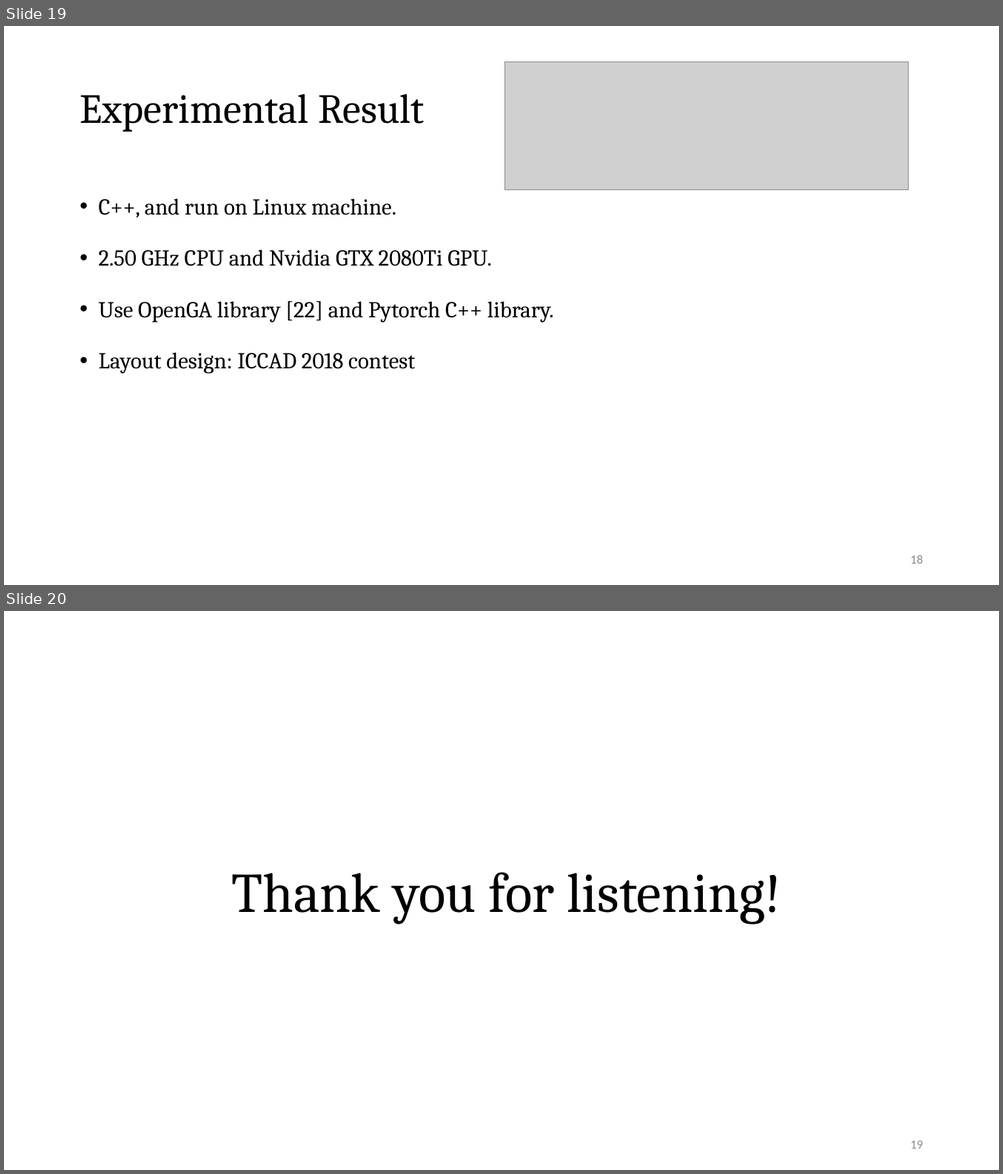
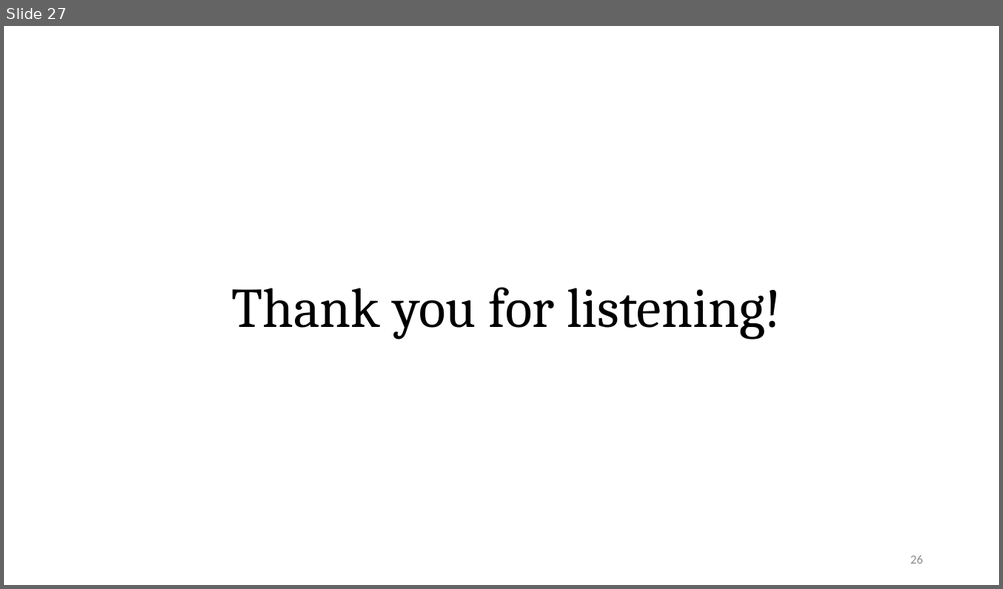
Before and after one commit to Pacific-Feng-Studuies/Studied-Papers, a slide deck: DAC2024/MOGA-CmpCNN/MOGA-CmpCNN A Multi-Objective Genetic Algorithm Intergrated with CmpCNN Model for CMP-Aware Metal Fill.pptx. Shown one above the other, each under a label of ours: slides 19 and 20 before the commit, slide 27 after it. The pictures are 1003x1174 and 1003x589 pixels, drawn with LibreOffice and Linux fonts; fonts in the diff are those of the drawing; grey boxes stand for pictures. Boxes give left, top, right and bottom in pixels: in the first picture for what was removed or moved away, otherwise in the second. Text is boxed around its words. In the diff, an @@ line names an element or a change of style, - is before the commit and + after.

```diff
--- a/DAC2024/MOGA-CmpCNN/MOGA-CmpCNN A Multi-Objective Genetic Algorithm Intergrated with CmpCNN Model for CMP-Aware Metal Fill.pptx
+++ b/DAC2024/MOGA-CmpCNN/MOGA-CmpCNN A Multi-Objective Genetic Algorithm Intergrated with CmpCNN Model for CMP-Aware Metal Fill.pptx
@@ slide 19 removed at [4, 26, 999, 585], background #FFFFFF @@
@@ picture removed at [505, 62, 908, 190] @@
@@ title removed at [79, 94, 424, 132] @@
-Experimental Result
@@ text removed at [99, 198, 554, 374] @@
-• C++, and run on Linux machine.
-• 2.50 GHz CPU and Nvidia GTX 2080Ti GPU.
-• Use OpenGA library [22] and Pytorch C++ library.
-• Layout design: ICCAD 2018 contest
@@ page number removed at [910, 555, 922, 564] @@
-18
@@ what was slide 20 is now slide 27 @@
@@ page number at [910, 556, 922, 564]: text changed @@
-19
+26
```
Also in this commit, not shown: 8 slides added.
